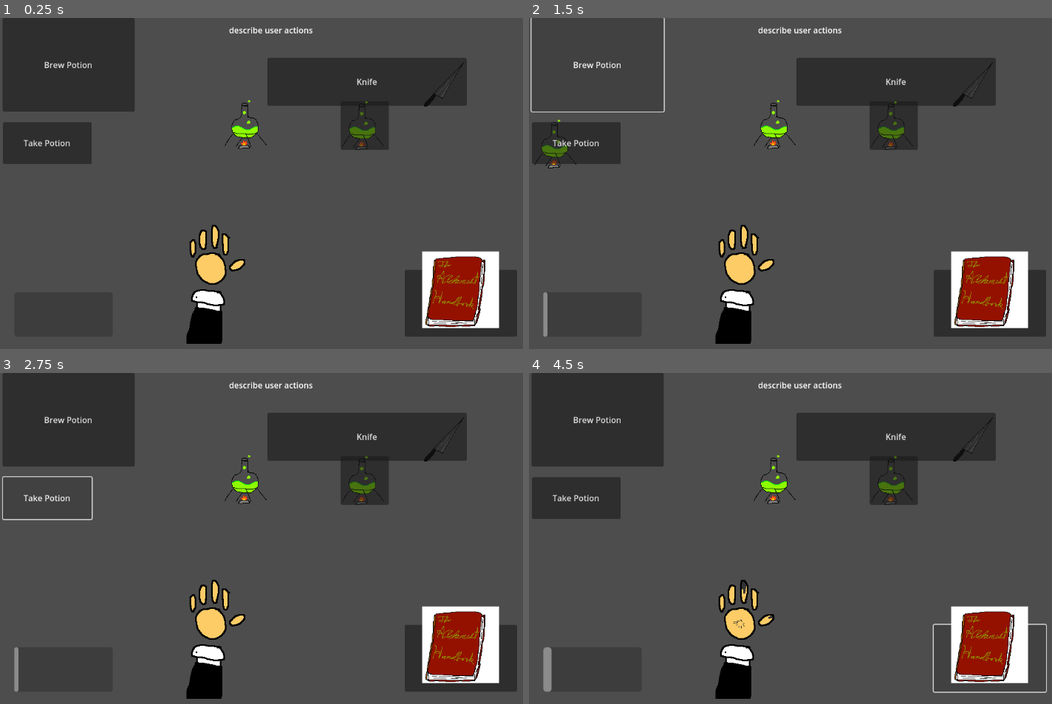
Above: before the commit, frames 1-4 (two rows, left to right).
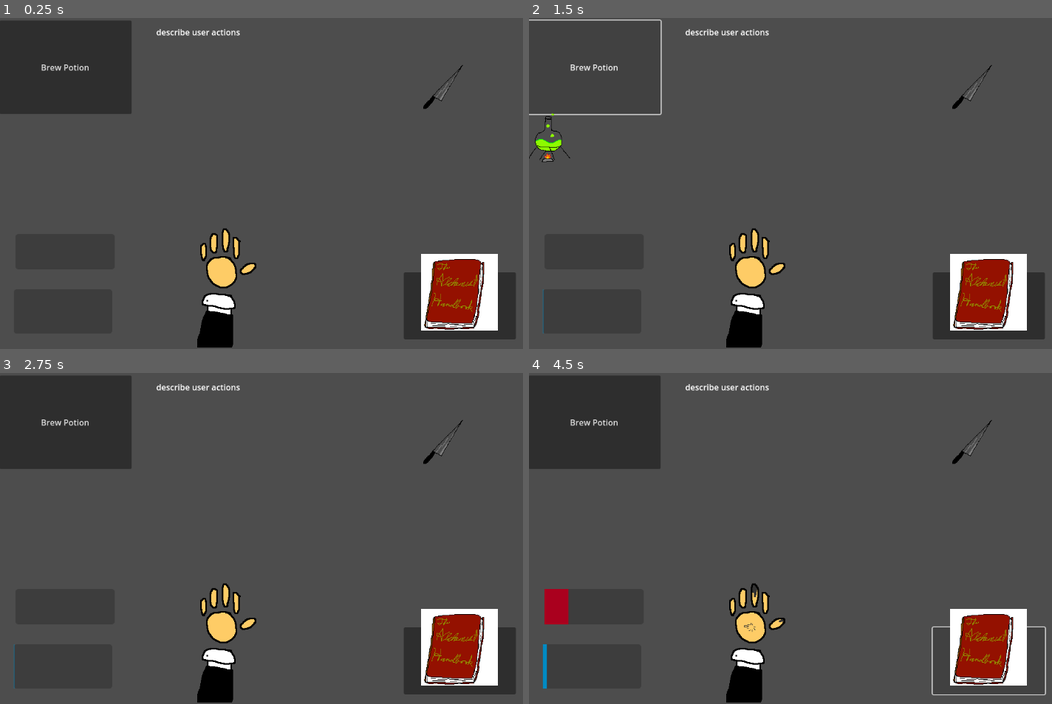
Above: after the commit, the same moments.

Repository: landonhershey/GWJ-Alchemist
Game: Godot game, scene res://node_2d.tscn
The game is run twice, just before and just after one commit, with the same random seed, the same clock (stepped at 60 frames per second) and the same inputs.
Inputs (mouse positions are in pixels of both pictures, inside the frame that each line leads up to):
- Up to frame 1 (0.25 s): no input
- Up to frame 2 (1.5 s): click "Research" at 0.5 s; click "Brew Potion" at 1.25 s
- Up to frame 3 (2.75 s): click "Take Potion" at 2 s
- Up to frame 4 (4.5 s): click "Knife" at 2.75 s; click (895, 478) at 3.52 s; click "Research" at 4.25 s

The runs differ from the first frame. In frame 1, 13% of the frame differs, in the area x 0-99%, y 0-100%; in frame 2, 13%; in frame 3, 12%; in frame 4, 14%, in the area x 0-100%, y 0-100%.

Commit message:
knife progress bar, hit buttons

Diff:
--- /dev/null
+++ b/good ending.tscn
@@ -0,0 +1,15 @@
+[gd_scene format=3 uid="uid://b0oyst63atfrp"]
+
+[node name="Ending" type="Node2D"]
+
+[node name="ColorRect" type="ColorRect" parent="."]
+offset_right = 1147.0
+offset_bottom = 647.0
+color = Color(0, 0, 0, 1)
+
+[node name="RichTextLabel" type="RichTextLabel" parent="."]
+offset_left = 362.0
+offset_top = 283.0
+offset_right = 609.0
+offset_bottom = 340.0
+text = "hello world"
--- a/node_2d.tscn
+++ b/node_2d.tscn
@@ -7,8 +7,12 @@
 [ext_resource type="Script" uid="uid://cr0b5bai6xox4" path="res://scripts/UIManager.gd" id="5_q6r6c"]
 [ext_resource type="Texture2D" uid="uid://bfwom58spr8h8" path="res://sprites/knife.png" id="6_kdubu"]
 [ext_resource type="Texture2D" uid="uid://chxp2re53wemr" path="res://sprites/alchemy_book.png" id="7_rj586"]
-[ext_resource type="Texture2D" uid="uid://c6itcpcujwkbh" path="res://sprites/brewing_potion.png" id="8_4d7sh"]
-[ext_resource type="PackedScene" uid="uid://3lbdt1sjkp2l" path="res://potion.tscn" id="9_4d7sh"]
+
+[sub_resource type="StyleBoxFlat" id="StyleBoxFlat_d21ai"]
+bg_color = Color(2.31028e-06, 0.540661, 0.765338, 1)
+
+[sub_resource type="StyleBoxFlat" id="StyleBoxFlat_rj586"]
+bg_color = Color(0.668634, 0, 0.116657, 1)
 
 [node name="World" type="Node2D"]
 
@@ -37,9 +41,9 @@
 [node name="BrewPotion" type="Button" parent="UIManager"]
 layout_mode = 1
 anchors_preset = -1
-anchor_left = 0.15
+anchor_left = 0.05
 anchor_top = -2.475
-anchor_right = 0.15
+anchor_right = 0.05
 anchor_bottom = -2.475
 offset_left = -1.0
 offset_top = 99.0
@@ -50,35 +54,37 @@
 
 [node name="ResearchBar" type="ProgressBar" parent="UIManager"]
 layout_mode = 0
-offset_left = 28.0
-offset_top = 537.0
-offset_right = 220.0
-offset_bottom = 624.0
+offset_left = 29.0
+offset_top = 526.0
+offset_right = 221.0
+offset_bottom = 613.0
+tooltip_text = "research"
+theme_override_colors/font_color = Color(0, 0, 1, 1)
+theme_override_colors/font_outline_color = Color(0, 0, 1, 1)
+theme_override_styles/fill = SubResource("StyleBoxFlat_d21ai")
 show_percentage = false
 
 [node name="PotionContainer" type="HBoxContainer" parent="UIManager"]
 layout_mode = 0
-offset_left = 3.0
-offset_top = 198.0
-offset_right = 303.0
-offset_bottom = 290.0
+offset_left = -7.0
+offset_top = 181.0
+offset_right = 293.0
+offset_bottom = 273.0
 
 [node name="TakePotion" type="Button" parent="UIManager"]
-layout_mode = 1
-anchors_preset = -1
-anchor_left = -0.075
-anchor_top = -2.025
-anchor_right = -0.075
-anchor_bottom = -2.025
-offset_left = 9.0
-offset_top = 285.0
-offset_right = 182.0
-offset_bottom = 367.0
+self_modulate = Color(1, 1, 1, 0)
+layout_mode = 2
+anchor_right = 4.35
+offset_left = -7.0
+offset_top = 181.0
+offset_right = 93.0
+offset_bottom = 273.0
+tooltip_text = "take potion"
 text = "Take Potion"
 metadata/_edit_use_anchors_ = true
 
 [node name="Hands" type="Sprite2D" parent="UIManager"]
-position = Vector2(408, 388)
+position = Vector2(431, 390)
 texture = ExtResource("1_0hol4")
 
 [node name="Knife" type="Sprite2D" parent="UIManager"]
@@ -86,25 +92,41 @@
 texture = ExtResource("6_kdubu")
 
 [node name="KnifeBtn" type="Button" parent="UIManager/Knife"]
+self_modulate = Color(1, 1, 1, 0)
 anchors_preset = -1
 anchor_left = -0.195
 anchor_top = 1.3
 anchor_right = -3.205
 anchor_bottom = 1.24
-offset_left = -30.5
-offset_top = -175.0
-offset_right = 358.5
-offset_bottom = -81.0
+offset_left = -26.5
+offset_top = -172.0
+offset_right = 362.5
+offset_bottom = -78.0
+tooltip_text = "use knife"
 text = "Knife"
 metadata/_edit_use_anchors_ = true
 
 [node name="RichTextLabel" type="RichTextLabel" parent="UIManager"]
 layout_mode = 0
-offset_left = 447.0
-offset_top = 12.0
-offset_right = 927.0
-offset_bottom = 105.0
+offset_left = 307.0
+offset_top = 11.0
+offset_right = 787.0
+offset_bottom = 104.0
 text = "describe user actions"
+
+[node name="TextureProgressBar" type="TextureProgressBar" parent="UIManager"]
+layout_mode = 0
+offset_right = 40.0
+offset_bottom = 40.0
+
+[node name="EvilBar" type="ProgressBar" parent="UIManager"]
+layout_mode = 0
+offset_left = 32.0
+offset_top = 418.0
+offset_right = 226.0
+offset_bottom = 487.0
+theme_override_styles/fill = SubResource("StyleBoxFlat_rj586")
+show_percentage = false
 
 [node name="TurnManager" type="Node" parent="."]
 script = ExtResource("2_q6r6c")
@@ -125,12 +147,8 @@
 position = Vector2(899, 532)
 texture = ExtResource("7_rj586")
 
-[node name="BrewingPotion" type="Sprite2D" parent="."]
-position = Vector2(481, 210)
-texture = ExtResource("8_4d7sh")
-
-[node name="Sprite2D" parent="." instance=ExtResource("9_4d7sh")]
-position = Vector2(710, 212)
+[node name="Camera2D" type="Camera2D" parent="."]
+position = Vector2(578, 319)
 
 [connection signal="pressed" from="UIManager/ResearchBtn" to="TurnManager/Player" method="_on_research_btn_pressed"]
 [connection signal="pressed" from="UIManager/BrewPotion" to="TurnManager/Player" method="_on_brew_potion_pressed"]
--- a/scripts/UIManager.gd
+++ b/scripts/UIManager.gd
@@ -3,6 +3,7 @@
 @export var player : Player
 
 @onready var research_bar = $ResearchBar
+@onready var evil_bar = $EvilBar
 @onready var hand_sprite = $Hands
 
 @onready var hands_folder =  "res://sprites/hands/"
@@ -32,10 +33,6 @@
 	research_bar.value += amount
 	# print("Research progress updated: ", research_bar.value)
 
-func on_player_brewed_potion(potion : Potion) -> void:
-	print("Potion brewed: ", potion)
-	# Update UI to show the brewed potion
-	# This is a placeholder, you can add more detailed UI updates here
 
 
 
@@ -60,6 +57,9 @@
 		infection_number = len(hands_sprites) - 1
 	hand_sprite.texture = hands_sprites[infection_number]
 
+	var evil_progress = player.evil / player.evil_max
+	evil_bar.value = evil_progress * 100
+
 
 
 func _on_player_brewed_potion(_potion: Potion) -> void:
--- a/scripts/adrenaline.gd
+++ b/scripts/adrenaline.gd
@@ -7,10 +7,11 @@
 """
 func _init() -> void:
     effect_duration = 2
-    productivity_multiplier = 1.5
+    productivity_multiplier = 1.0
 
     infection_multiplier = 1.0
     infection_reduction = 0.0
+    productivity_addition = 5.0
 
 func apply_effect(player: Player) -> void:
     print("Applying Adrenaline effect")
--- a/scripts/hand.gd
+++ b/scripts/hand.gd
@@ -5,7 +5,7 @@
 # Properties
 var infection: float = 0.0 # Infection level (0.0 to 1.0)
 var infection_rate: float = 0.0 # Rate at which infection increases
-var productivity: float = 1.0 # Productivity level (1.0 is base productivity)
+var productivity: float = 5.0 # Productivity level (1.0 is base productivity)
 var max_infection = 1.0
 
 signal infection_complete
--- a/scripts/player.gd
+++ b/scripts/player.gd
@@ -11,7 +11,7 @@
 # @export var infection_color : Color = Color(1, 0, 0)
 
 var research_progress : float = 0.0
-var max_research : float = 100.0
+var max_research : float = 500.0
 var research_rate : float = 1.0
 var research_rate_multiplier : float = 1.0
 # @export var research_color : Color = Color(0, 0, 1)
@@ -131,10 +131,11 @@
 
 func get_stats() -> Dictionary:
 	return {
-		"left_infection": left_hand.get_infection(),
-		"right_infection": right_hand.get_infection(),
+		"infection": left_hand.get_infection(),
 		"research_progress": research_progress,
-		"net_productivity": get_net_productivity()
+		"net_productivity": get_net_productivity(),
+		"evil": evil,
+		"fingers": fingers
 	}
 
 
--- a/scripts/potion.gd
+++ b/scripts/potion.gd
@@ -7,35 +7,41 @@
 var productivity_multiplier: float = 1.0
 var infection_reduction: float = 0.0
 var infection_multiplier: float = 1.0
+var productivity_addition: float = 0.0
 
 signal potion_effect_ended
 
 
 func _init() -> void:
 
-    # Initialize any necessary variables or states here
-    effect_duration = 0
-    productivity_multiplier = 1.0
-    infection_reduction = 0.0
-    infection_multiplier = 1.0
+	# Initialize any necessary variables or states here
+	effect_duration = 0
+	productivity_multiplier = 1.0
+	infection_reduction = 0.0
+	infection_multiplier = 1.0
+	productivity_addition = 0.0
 
 func apply_effect(player: Player) -> void:
-    # Apply the potion effects here
-    player.left_hand.set_productivity(player.left_hand.get_productivity() * productivity_multiplier)
-    player.right_hand.set_productivity(player.right_hand.get_productivity() * productivity_multiplier)
+	# Apply the potion effects here
+	player.left_hand.set_productivity(player.left_hand.get_productivity() * productivity_multiplier)
+	player.right_hand.set_productivity(player.right_hand.get_productivity() * productivity_multiplier)
+	player.left_hand.set_productivity(player.left_hand.get_productivity() + productivity_addition)
+	player.right_hand.set_productivity(player.right_hand.get_productivity() + productivity_addition)
 
 
 func remove_effect(player: Player) -> void:
-    # Remove the potion effects here
-    player.left_hand.set_productivity(player.left_hand.get_productivity() / productivity_multiplier)
-    player.right_hand.set_productivity(player.right_hand.get_productivity() / productivity_multiplier)
-    print("REMOVING potion effect")
+	# Remove the potion effects here
+	player.left_hand.set_productivity(player.left_hand.get_productivity() / productivity_multiplier)
+	player.right_hand.set_productivity(player.right_hand.get_productivity() / productivity_multiplier)
+	player.left_hand.set_productivity(player.left_hand.get_productivity() - productivity_addition)
+	player.right_hand.set_productivity(player.right_hand.get_productivity() - productivity_addition)
+	print("REMOVING potion effect")
 
 func end_turn(player: Player) -> void:
-    # Apply the potion effects for the turn
-    effect_duration -= 1
-    if effect_duration <= 0:
-        # Reset effects after duration
-        effect_duration = 0
-        remove_effect(player)
-        emit_signal("potion_effect_ended")
+	# Apply the potion effects for the turn
+	effect_duration -= 1
+	if effect_duration <= 0:
+		# Reset effects after duration
+		effect_duration = 0
+		remove_effect(player)
+		emit_signal("potion_effect_ended")
